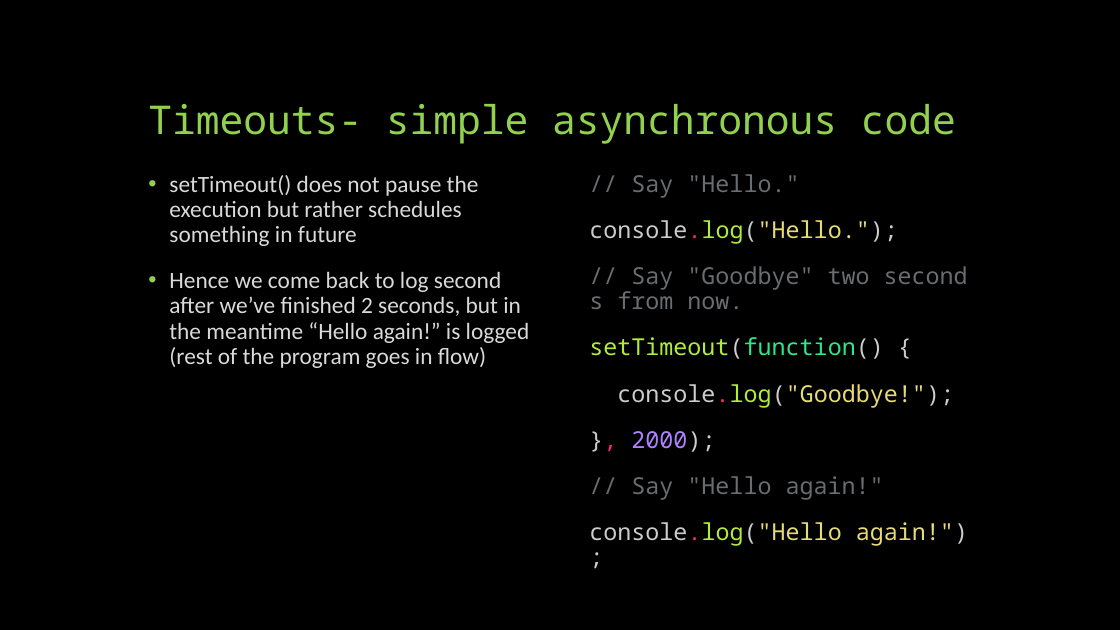
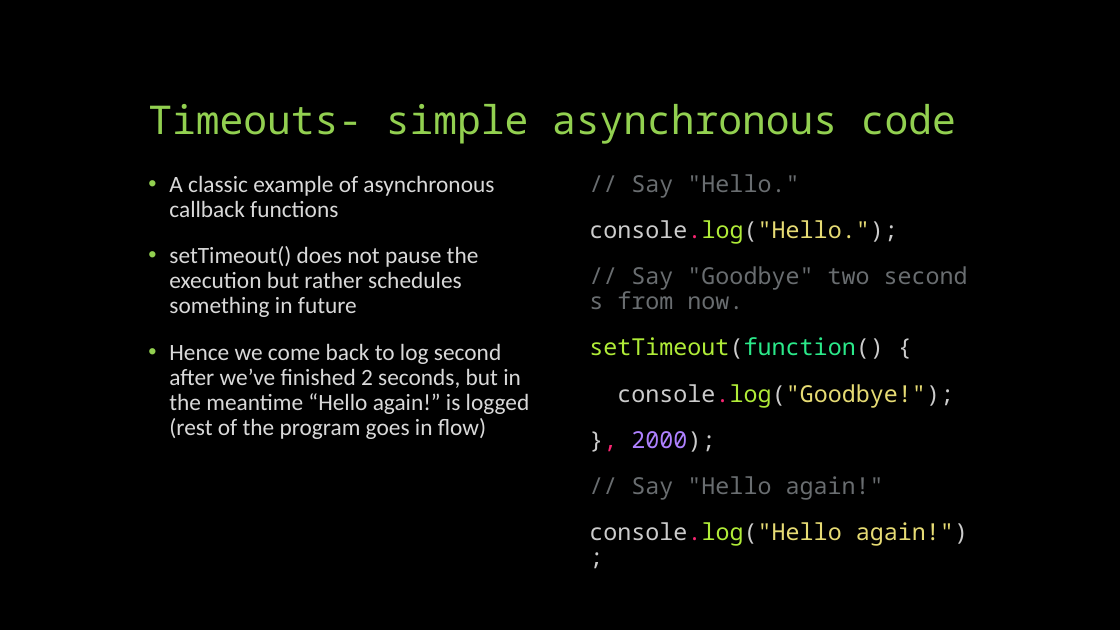
Before and after one commit to sneaky-potato/KOSS-Selection-Tasks, a slide deck: slide 6 of Async Await Promises and Callbacks in JavaScript.pptx (slide 5 before the commit). Drawn at 1120x630 pixels with LibreOffice and Linux fonts; fonts in the diff are those of the drawing. Boxes give left, top, right and bottom in pixels: in the first picture for what was removed or moved away, otherwise in the second. Text is boxed around its words. In the diff, an @@ line names an element or a change of style, - is before the commit and + after.

```diff
--- a/Async Await Promises and Callbacks in JavaScript.pptx
+++ b/Async Await Promises and Callbacks in JavaScript.pptx
@@ text at [169,175,494,217]: paragraph added @@
+• A classic example of asynchronous callback functions
```
Also in this commit, not shown: 3 other slides changed, 2 slides added.
